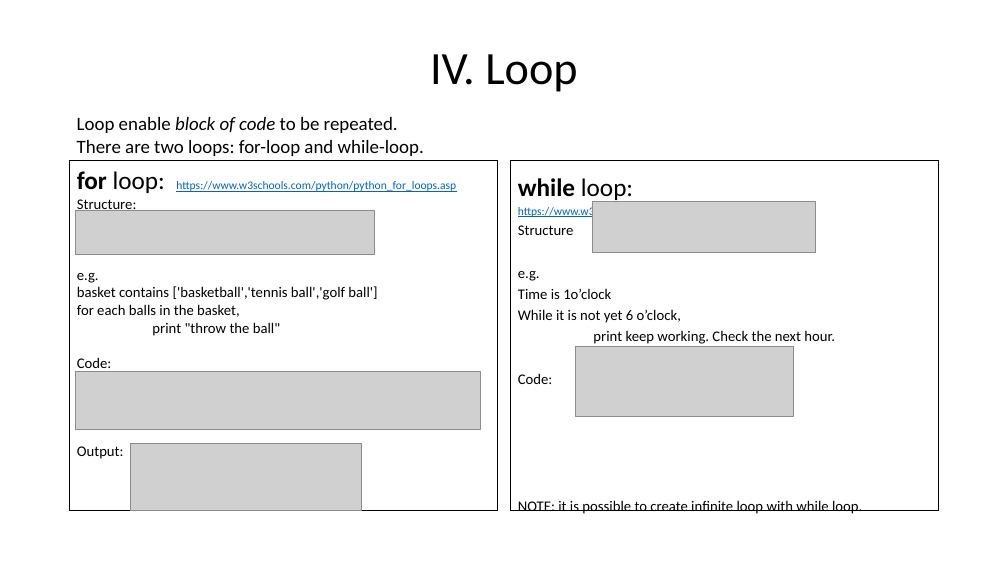
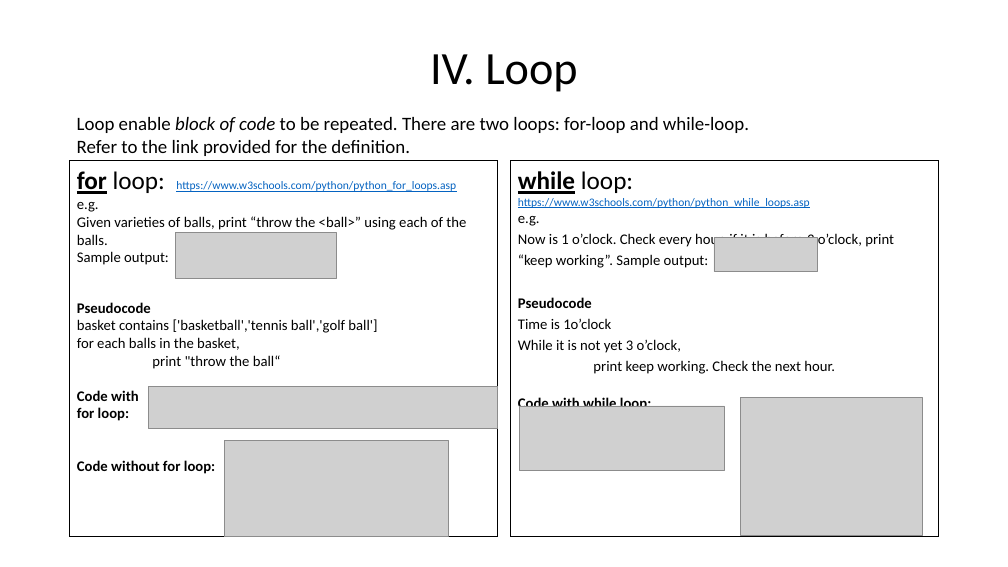
Before and after one commit to henrywma/foConnect, a slide deck: slide 14 of Python guide.pptx. Drawn at 1008x567 pixels with LibreOffice and Linux fonts; fonts in the diff are those of the drawing; grey boxes stand for pictures. Boxes give left, top, right and bottom in pixels: in the first picture for what was removed or moved away, otherwise in the second. Text is boxed around its words. In the diff, an @@ line names an element or a change of style, - is before the commit and + after.

```diff
--- a/Python guide.pptx
+++ b/Python guide.pptx
@@ text at (x1=77, y1=117, x2=749, y2=156): text changed @@
-Loop enable block of code to be repeated.
-There are two loops: for-loop and while-loop.
+Loop enable block of code to be repeated. There are two loops: for-loop and while-loop.
+Refer to the link provided for the definition.
@@ text "for loop: https://www.w3schools.com/python/python_for_loops. ..." resized from (x1=70, y1=161, x2=498, y2=511) to (x1=70, y1=161, x2=498, y2=537) @@
@@ text at (x1=77, y1=171, x2=456, y2=194): underline on in "for" @@
@@ text "while loop: https://www.w3schools.com/python/python_while_lo ..." resized from (x1=510, y1=161, x2=939, y2=511) to (x1=510, y1=161, x2=939, y2=537) @@
@@ text at (x1=518, y1=171, x2=810, y2=226): underline on in "while"; line spacing 1.2 to 1 @@
@@ text at (x1=77, y1=199, x2=137, y2=211): paragraph removed @@
-Structure:
@@ picture removed at (x1=592, y1=201, x2=816, y2=253) @@
@@ picture removed at (x1=76, y1=210, x2=375, y2=255) @@
@@ text at (x1=77, y1=216, x2=466, y2=313): paragraphs added @@
+Given varieties of balls, print “throw the <ball>” using each of the balls.
+Sample output:
+Pseudocode
@@ picture added at (x1=175, y1=233, x2=336, y2=278) @@
@@ text at (x1=518, y1=225, x2=574, y2=235): paragraph removed @@
-Structure
@@ text at (x1=518, y1=232, x2=894, y2=308): paragraphs added @@
+Now is 1 o’clock. Check every hour, if it is before 3 o’clock, print “keep working”. Sample output:
+Pseudocode
@@ picture added at (x1=714, y1=238, x2=817, y2=272) @@
@@ text at (x1=77, y1=355, x2=281, y2=474): text changed; bold on @@
-print "throw the ball"
-Code:
-Output:
+print "throw the ball“
+Code with
+for loop:
+Code without for loop:
@@ text at (x1=518, y1=339, x2=681, y2=353): text changed @@
-While it is not yet 6 o’clock,
+While it is not yet 3 o’clock,
@@ picture removed at (x1=575, y1=346, x2=794, y2=417) @@
@@ picture resized from (x1=76, y1=372, x2=481, y2=430) to (x1=148, y1=386, x2=498, y2=429) @@
@@ text at (x1=518, y1=396, x2=899, y2=413): text changed; bold on @@
-Code:
-NOTE: it is possible to create infinite loop with while loop.
+Code with while loop: Code without while loop:
@@ picture added at (x1=520, y1=406, x2=725, y2=470) @@
@@ picture added at (x1=741, y1=398, x2=923, y2=536) @@
@@ picture removed at (x1=130, y1=444, x2=361, y2=511) @@
@@ picture added at (x1=225, y1=441, x2=448, y2=537) @@
```
Also in this commit, not shown: 11 other slides changed.
